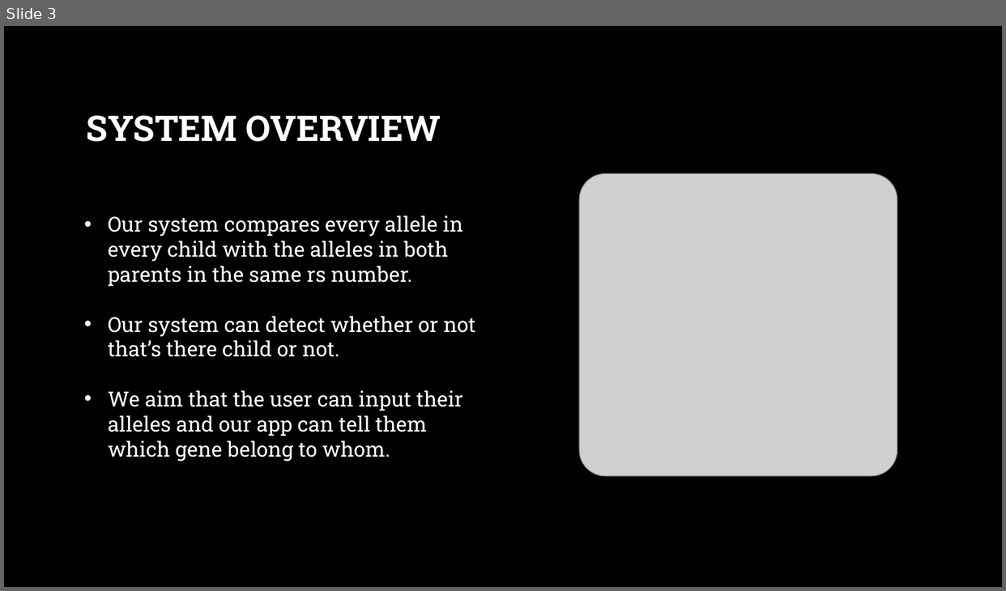
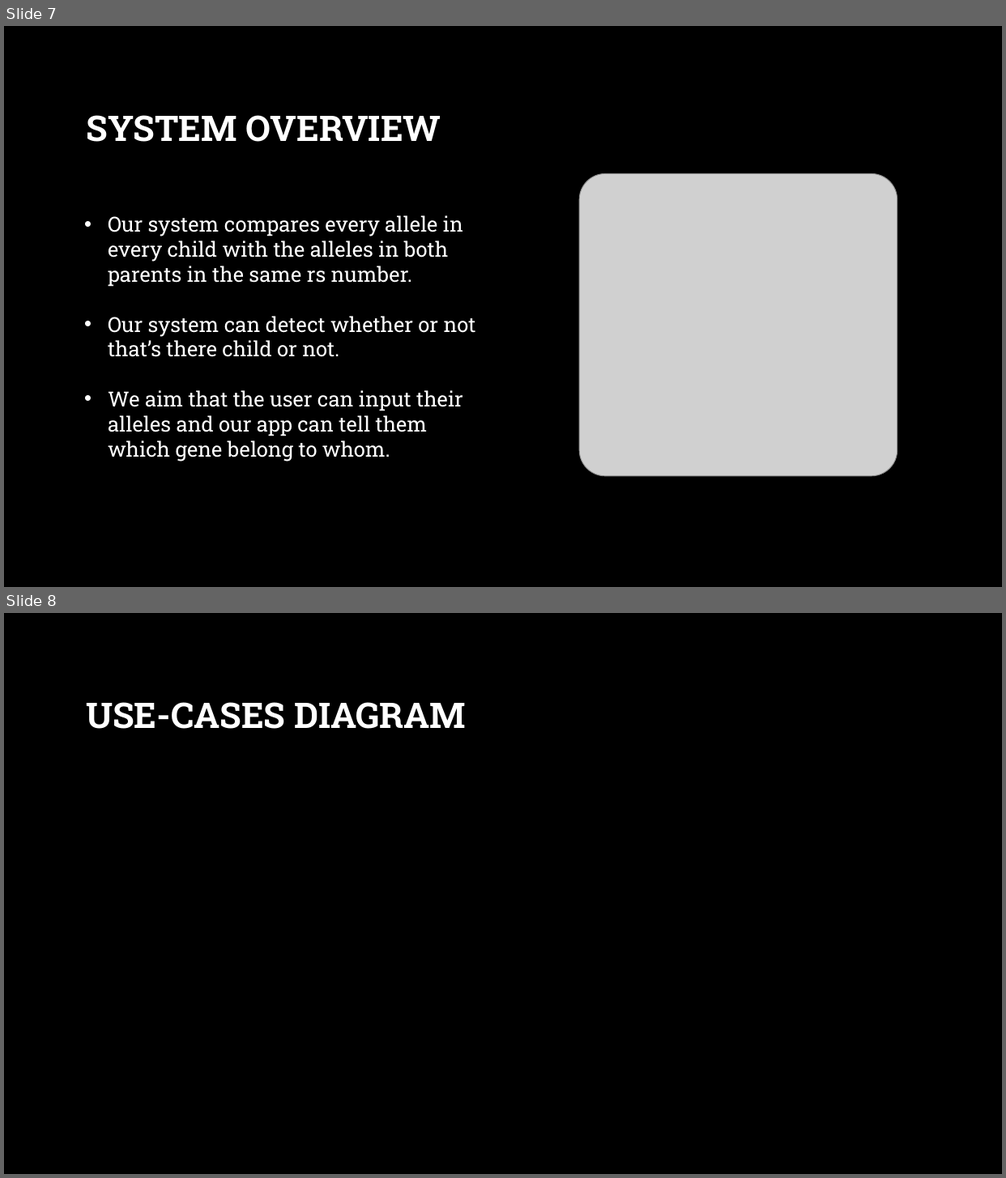
Before and after one commit to YoussifAssem/Genatac, a slide deck: E-Genetics/presentations/Genetics.pptx. Shown one above the other, each under a label of ours: slide 3 before the commit, slides 7 and 8 after it. The pictures are 1006x591 and 1006x1178 pixels, drawn with LibreOffice and Linux fonts; fonts in the diff are those of the drawing; grey boxes stand for pictures; background and template pictures are left out. Boxes give left, top, right and bottom in pixels: in the first picture for what was removed or moved away, otherwise in the second. Text is boxed around its words. In the diff, an @@ line names an element or a change of style, - is before the commit and + after.

```diff
--- a/E-Genetics/presentations/Genetics.pptx
+++ b/E-Genetics/presentations/Genetics.pptx
@@ slide 8 added at [4, 613, 1002, 1174], background picture (left out) @@
@@ title added at [87, 702, 466, 729], 34 pt, text #FFFFFF, bold @@
+USE-CASES DIAGRAM
@@ what was slide 3 is now slide 7 @@
```
Also in this commit, not shown: 1 slide changed, 10 other slides added, 1 slide removed.
